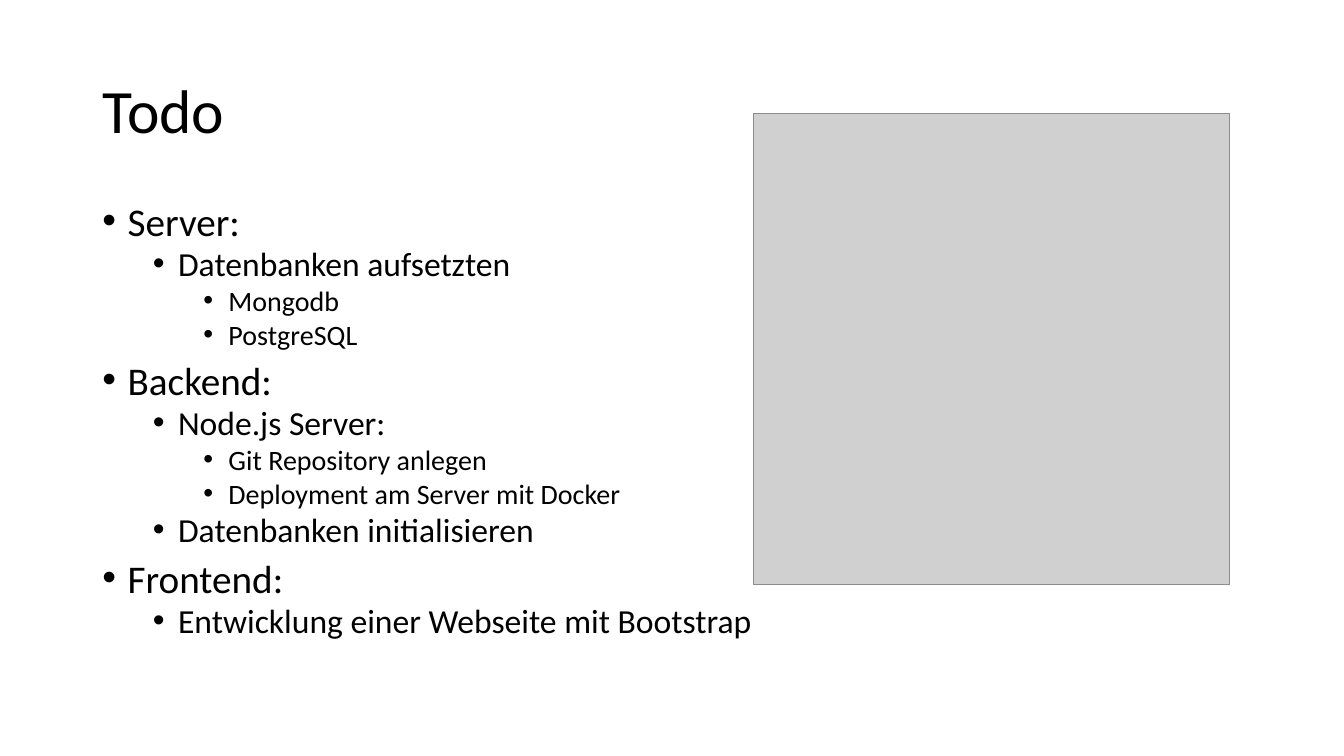
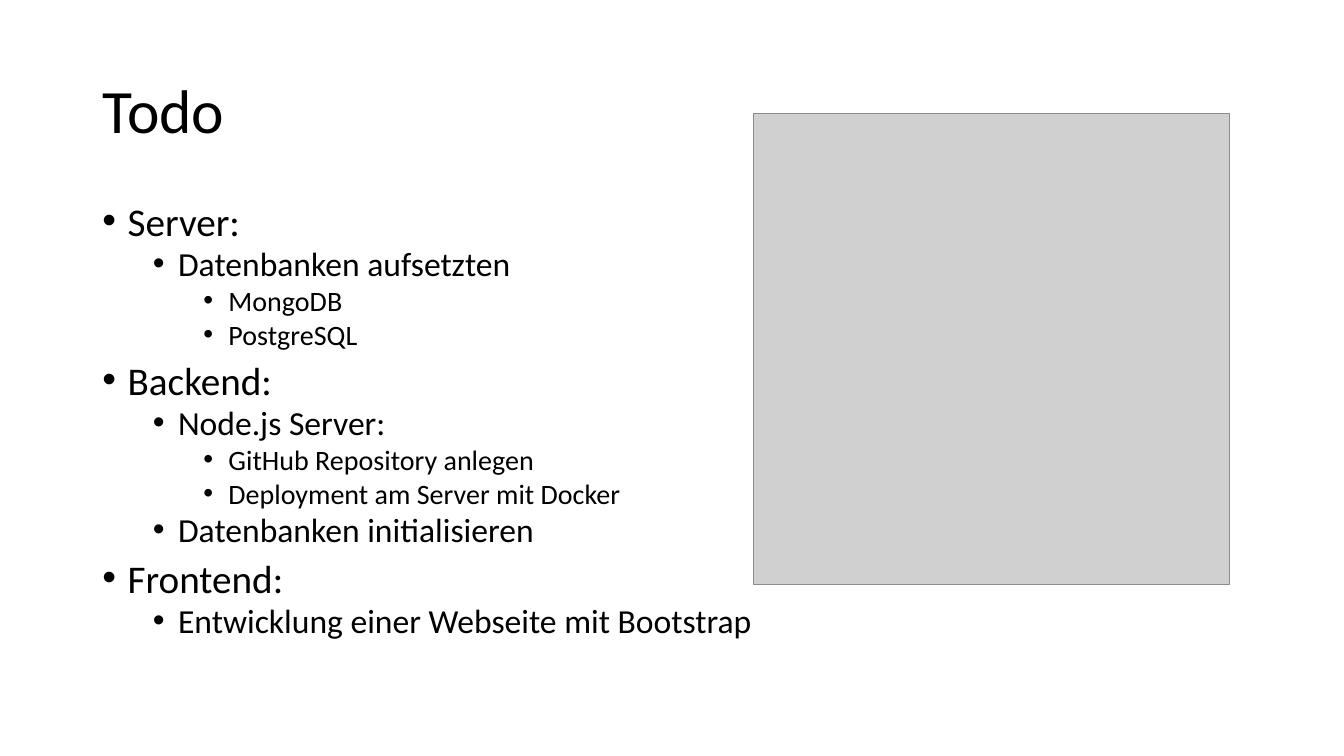
Before and after one commit to EderRene/Arbeitszeitverwaltung_Sportcamp_Salcher, a slide deck: slide 3 of Projektiterationen/1.Iteration.pptx. Drawn at 1344x756 pixels with LibreOffice and Linux fonts; fonts in the diff are those of the drawing; grey boxes stand for pictures. Boxes give left, top, right and bottom in pixels: in the first picture for what was removed or moved away, otherwise in the second. Text is boxed around its words. In the diff, an @@ line names an element or a change of style, - is before the commit and + after.

```diff
--- a/Projektiterationen/1.Iteration.pptx
+++ b/Projektiterationen/1.Iteration.pptx
@@ text at bbox=[228, 293, 342, 316]: text changed @@
-    • Mongodb
+    • MongoDB
@@ text at bbox=[228, 450, 534, 475]: text changed @@
-    • Git Repository anlegen
+    • GitHub Repository anlegen
```
Also in this commit, not shown: 2 other slides changed, 4 slides added.
